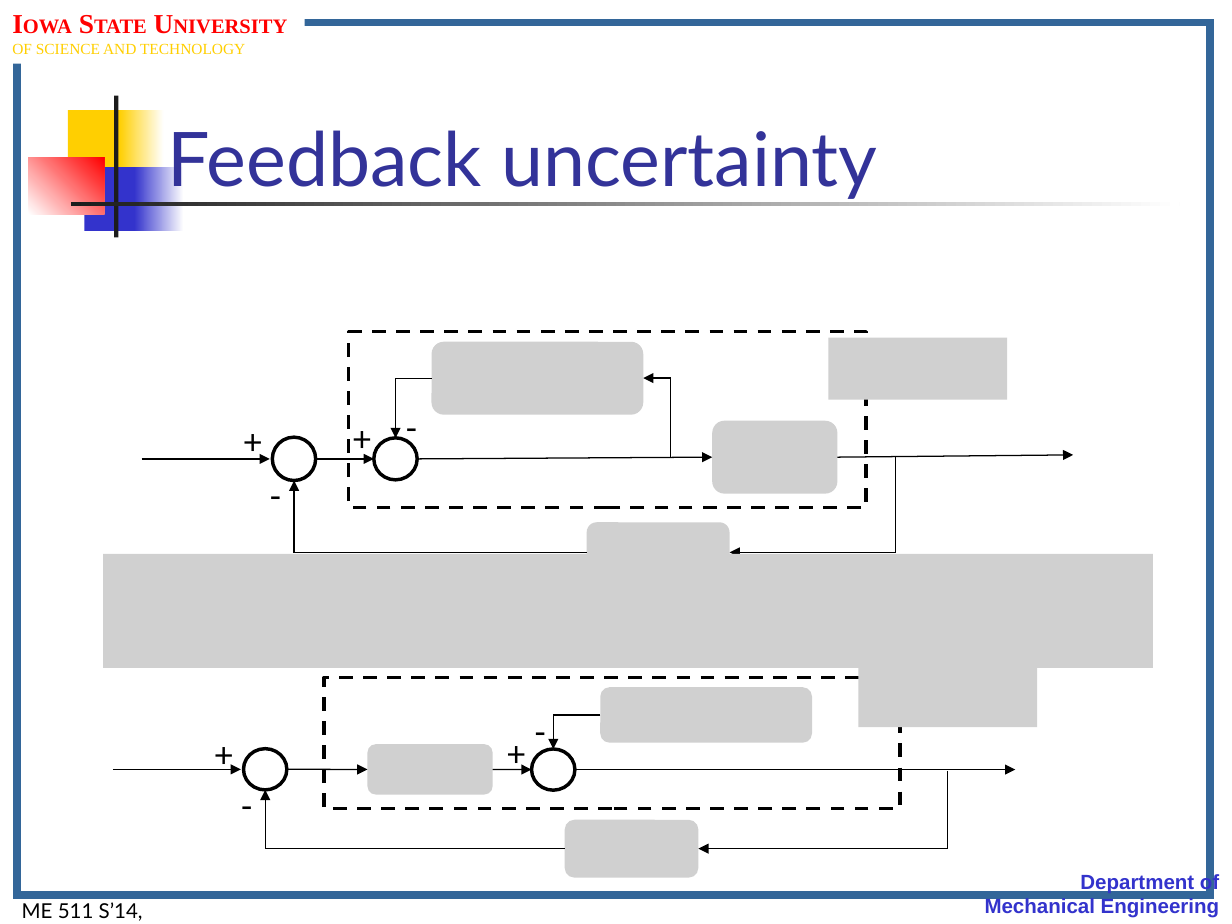
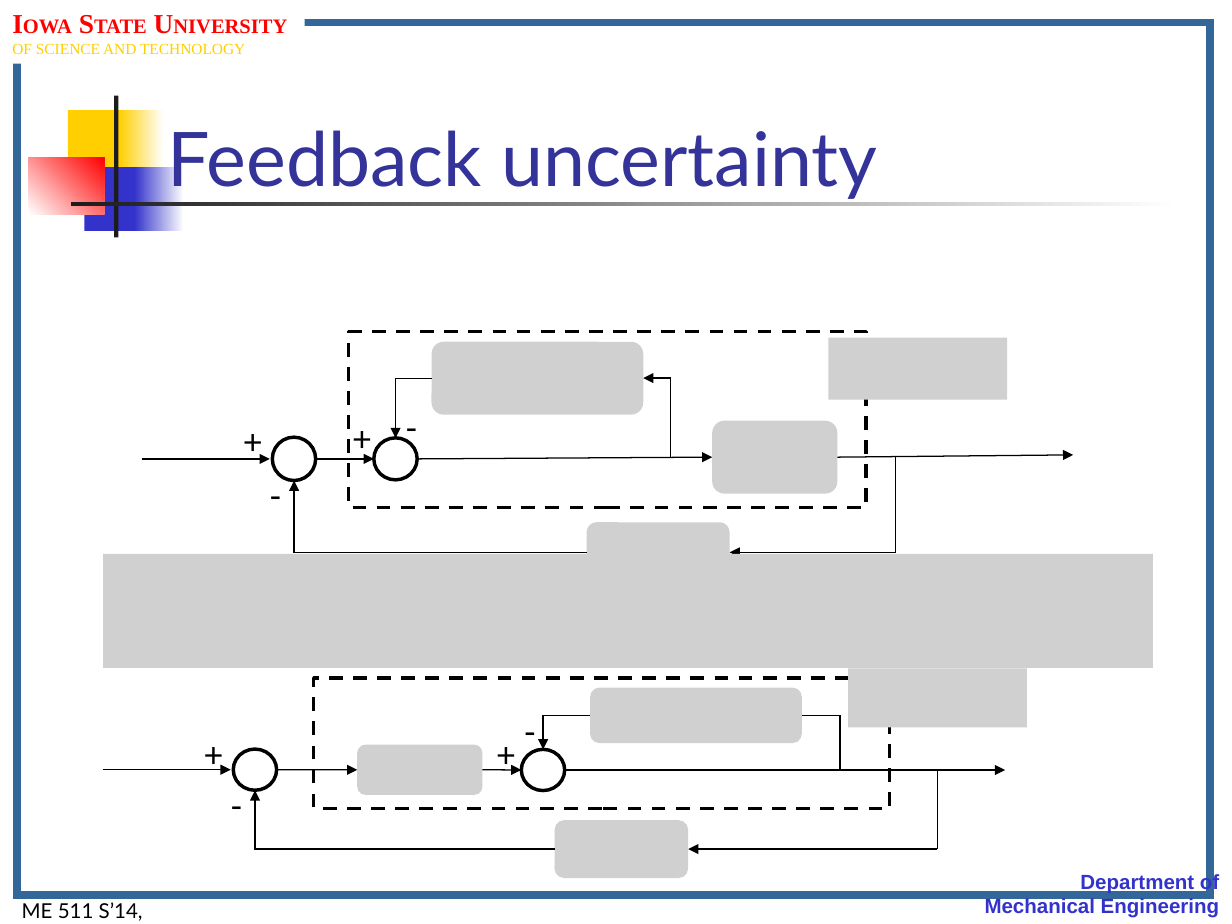
Before and after one commit to jasonnicholson/ME_511_Spring_2014_Lectures, a slide deck: slide 15 of me511_S14__Lect.Notes_Set16.pptm. Drawn at 1232x924 pixels with LibreOffice and Linux fonts; fonts in the diff are those of the drawing; grey boxes stand for pictures; background and template pictures are left out. Boxes give left, top, right and bottom in pixels: in the first picture for what was removed or moved away, otherwise in the second. Text is boxed around its words. In the diff, an @@ line names an element or a change of style, - is before the commit and + after.

```diff
--- a/me511_S14__Lect.Notes_Set16.pptm
+++ b/me511_S14__Lect.Notes_Set16.pptm
@@ elbow line added from (840, 770) to (802, 716), #000000 0.75 pt @@
@@ 5 arrows, 4 pictures, 4 texts, 2 ellipses, 2 elbow arrows, 1 rectangle, 1 line: place and size @@
-5 arrows, 4 pictures, 4 texts, 2 ellipses, 2 elbow arrows, 1 rectangle, 1 line at [113, 668, 1037, 877]
+5 arrows, 4 pictures, 4 texts, 2 ellipses, 2 elbow arrows, 1 rectangle, 1 line at [102, 669, 1026, 878]
```
Also in this commit, not shown: 2 other files.
